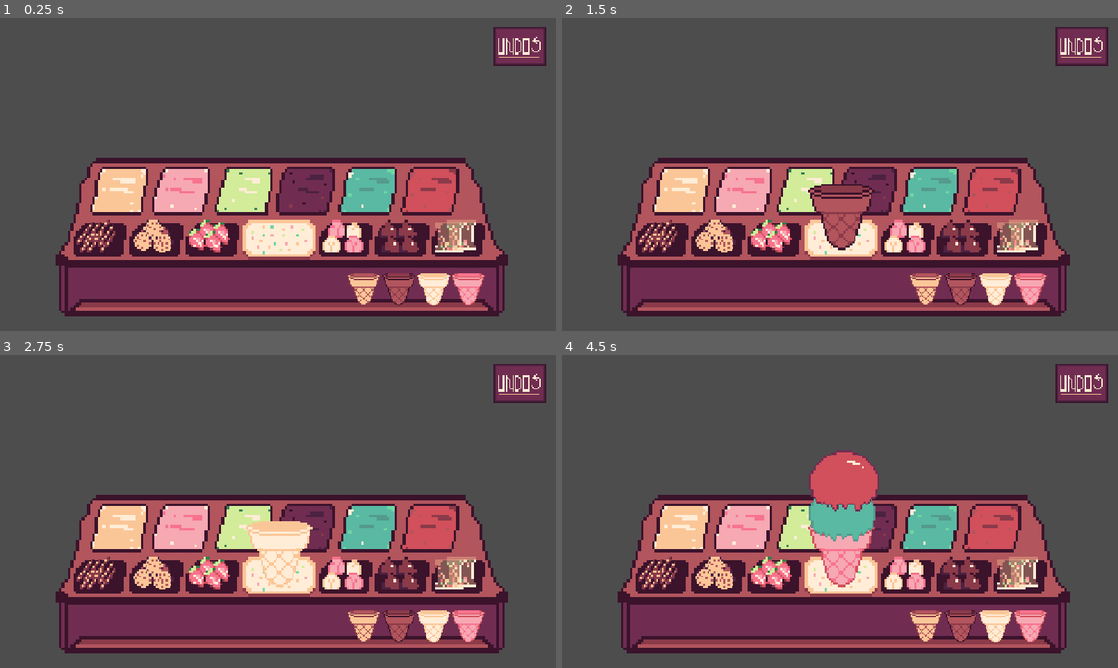
Above: before the commit, frames 1-4 (two rows, left to right).
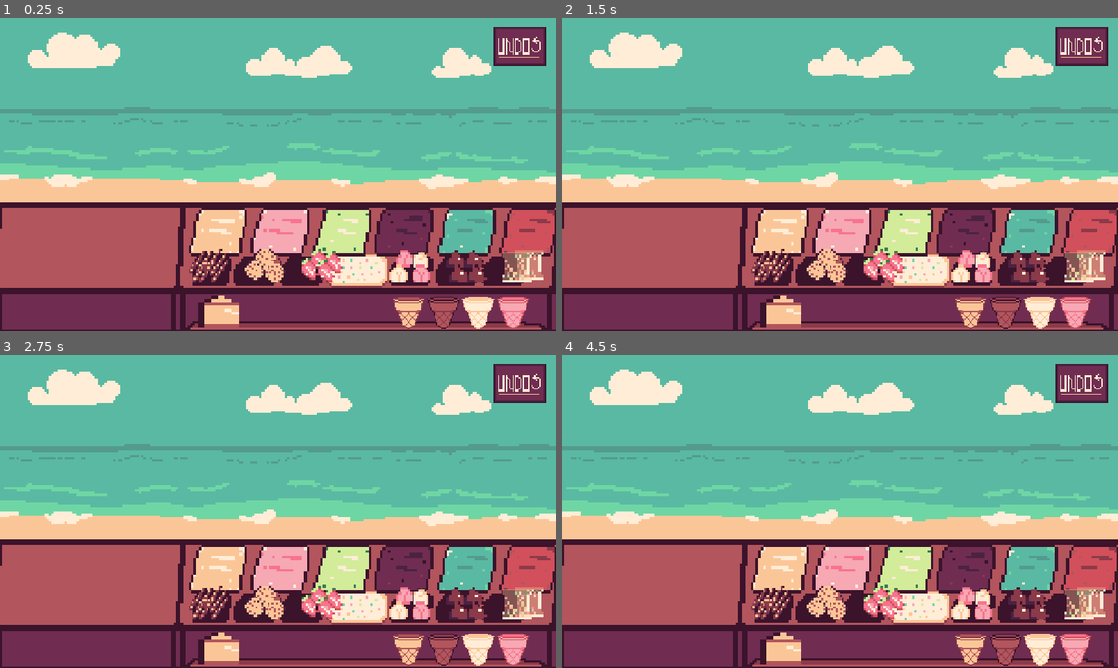
Above: after the commit, the same moments.

Repository: annehailer/ScoopSurprise
Game: Godot game, scene res://scenes/main.tscn
Same seed, same stepped clock (60 frames per second), same inputs: the game is played once before the commit and once after it.
Inputs (mouse positions are in pixels of both pictures, inside the frame that each line leads up to):
- Up to frame 1 (0.25 s): no input
- Up to frame 2 (1.5 s): click (923, 290) at 0.52 s; click (962, 290) at 1.27 s
- Up to frame 3 (2.75 s): click (433, 627) at 2.02 s
- Up to frame 4 (4.5 s): click (1029, 627) at 2.77 s; click (928, 530) at 3.52 s; click (990, 530) at 4.27 s

The runs differ from the first frame. In frame 1, 94% of the frame differs, in the area x 0-100%, y 0-100%; in frame 2, 94%; in frame 3, 94%; in frame 4, 94%.

Commit message:
feat: add wider counter

Diff:
--- a/project.godot
+++ b/project.godot
@@ -19,6 +19,7 @@
 
 GameManager="*uid://dv17wb8yevwsh"
 IngredientsList="*uid://dj3sjhbiqx4kr"
+CustomerList="*uid://quwch04gryn3"
 
 [display]
 
--- a/scenes/main.tscn
+++ b/scenes/main.tscn
@@ -2,10 +2,16 @@
 
 [ext_resource type="Script" uid="uid://g2ry3vexxhkv" path="res://scripts/main.gd" id="1_o5qli"]
 [ext_resource type="Texture2D" uid="uid://bc1sye4s0fw4f" path="res://assets/counter/toppingss counter.png" id="2_tefeu"]
+[ext_resource type="Texture2D" uid="uid://sk6lppvp78nu" path="res://assets/bg/bg.png" id="2_trceg"]
 [ext_resource type="Texture2D" uid="uid://bcn7d02kced4a" path="res://assets/cones/cone_normal.png" id="3_choun"]
+[ext_resource type="Texture2D" uid="uid://bj4bsaysk2c8u" path="res://assets/counter/counter2.png" id="4_a8y0u"]
+[ext_resource type="Texture2D" uid="uid://cs5hpdnyob5lf" path="res://assets/counter/counter1and2.png" id="5_jkv2x"]
 [ext_resource type="Texture2D" uid="uid://crddvs2nljpag" path="res://assets/toppings/marshmallow.png" id="5_o6xl0"]
 [ext_resource type="Script" uid="uid://kne2odlf1nkt" path="res://scripts/order_manager.gd" id="7_o6xl0"]
+[ext_resource type="Texture2D" uid="uid://bh3w3e3vq7nfw" path="res://assets/flavors/flavor_lime.png" id="8_choun"]
 [ext_resource type="PackedScene" uid="uid://cli0km8r1okb2" path="res://entities/ingredients_button.tscn" id="8_gqmmt"]
+[ext_resource type="Texture2D" uid="uid://b7loyrfr4hwq0" path="res://assets/flavors/flavor_strawberry.png" id="9_ya4ey"]
+[ext_resource type="Texture2D" uid="uid://b38hwnampquue" path="res://assets/flavors/flavor_bubblegum.png" id="10_eb6dy"]
 [ext_resource type="Texture2D" uid="uid://c0n6lvsns78wy" path="res://assets/undo sign.png" id="12_eb6dy"]
 
 [node name="Main" type="Control" unique_id=260672558]
@@ -35,39 +41,47 @@
 
 [node name="Background" type="TextureRect" parent="." unique_id=2063055439]
 layout_mode = 0
+offset_top = -31.0
 offset_right = 1280.0
-offset_bottom = 720.0
-
-[node name="OrderLabel" type="Label" parent="." unique_id=2055039486]
-layout_mode = 0
-offset_left = 390.0
-offset_top = 290.0
-offset_right = 890.0
-offset_bottom = 350.0
-
-[node name="CustomerSprite" type="TextureRect" parent="." unique_id=1039220589]
-layout_mode = 0
-offset_left = 490.0
-offset_top = 30.0
-offset_right = 790.0
-offset_bottom = 330.0
+offset_bottom = 689.0
+texture = ExtResource("2_trceg")
 
 [node name="Counter" type="TextureRect" parent="." unique_id=1793407539]
-layout_mode = 0
-offset_left = 129.00002
-offset_top = 322.00003
-offset_right = 289.0
-offset_bottom = 378.00003
+visible = false
+layout_mode = 0
+offset_left = 339.0
+offset_top = 340.00003
+offset_right = 499.0
+offset_bottom = 396.00003
 scale = Vector2(6.5, 6.5)
 texture = ExtResource("2_tefeu")
 
+[node name="Counter2" type="TextureRect" parent="." unique_id=1090804998]
+visible = false
+layout_mode = 0
+offset_left = -148.0
+offset_top = 340.0
+offset_right = -69.0
+offset_bottom = 395.0
+scale = Vector2(6.5, 6.5)
+texture = ExtResource("4_a8y0u")
+
+[node name="FullCounter" type="TextureRect" parent="." unique_id=1420090751]
+layout_mode = 0
+offset_top = 425.0
+offset_right = 240.0
+offset_bottom = 481.0
+scale = Vector2(5.333, 5.333)
+texture = ExtResource("5_jkv2x")
+
 [node name="Ingredients" type="Node2D" parent="." unique_id=750706785]
+position = Vector2(108, 0)
 
 [node name="ConeContainer" type="HBoxContainer" parent="Ingredients" unique_id=611874647]
-offset_left = 800.0
-offset_top = 585.88
-offset_right = 898.0
-offset_bottom = 603.88
+offset_left = 794.99994
+offset_top = 639.99994
+offset_right = 926.99994
+offset_bottom = 673.99994
 scale = Vector2(2.36, 2.36)
 theme_override_constants/separation = 4
 
@@ -103,10 +117,10 @@
 topping = 7
 
 [node name="FlavorContainer" type="HBoxContainer" parent="Ingredients" unique_id=1299193656]
-offset_left = 207.00002
-offset_top = 342.0
-offset_right = 345.0
-offset_bottom = 360.0
+offset_left = 326.0
+offset_top = 436.0
+offset_right = 464.0
+offset_bottom = 454.0
 scale = Vector2(6.5, 6.5)
 theme_override_constants/separation = 1
 
@@ -158,10 +172,10 @@
 topping = 7
 
 [node name="ToppingContainer" type="HBoxContainer" parent="Ingredients" unique_id=1900078436]
-offset_left = 176.0
-offset_top = 452.00003
-offset_right = 323.07693
-offset_bottom = 468.15387
+offset_left = 326.00003
+offset_top = 519.0
+offset_right = 473.07697
+offset_bottom = 535.1538
 scale = Vector2(6.5, 6.5)
 theme_override_constants/separation = 3
 
@@ -189,10 +203,10 @@
 topping = 2
 
 [node name="ToppingContainer2" type="HBoxContainer" parent="Ingredients" unique_id=202506773]
-offset_left = 742.00006
-offset_top = 452.0
-offset_right = 889.07697
-offset_bottom = 468.15384
+offset_left = 789.0
+offset_top = 520.0
+offset_right = 936.0769
+offset_bottom = 536.1538
 scale = Vector2(6.5, 6.5)
 theme_override_constants/separation = 3
 
@@ -221,11 +235,10 @@
 topping = 5
 
 [node name="Coberturas" type="HBoxContainer" parent="Ingredients" unique_id=1490051104]
-visible = false
-offset_left = 174.00002
-offset_top = 565.0
-offset_right = 321.07697
-offset_bottom = 583.0
+offset_left = 347.0
+offset_top = 573.0
+offset_right = 494.07697
+offset_bottom = 591.0
 scale = Vector2(6.5, 6.5)
 theme_override_constants/separation = 1
 
@@ -238,10 +251,10 @@
 
 [node name="IceCreamDisplay" type="Control" parent="." unique_id=482876285]
 anchors_preset = 0
-offset_left = 540.0
-offset_top = 300.0
-offset_right = 740.0
-offset_bottom = 520.0
+offset_left = 750.0
+offset_top = 318.0
+offset_right = 950.0
+offset_bottom = 538.0
 mouse_filter = 2
 
 [node name="ConeSprite" type="TextureRect" parent="IceCreamDisplay" unique_id=703842984]
@@ -252,10 +265,10 @@
 anchor_top = 0.39100003
 anchor_right = 0.91
 anchor_bottom = 1.077
-offset_left = -2.0
-offset_top = -4.0200043
-offset_right = -2.0
-offset_bottom = -3.9400024
+offset_left = -31.0
+offset_top = 33.979996
+offset_right = -31.0
+offset_bottom = 34.059998
 mouse_filter = 2
 texture = ExtResource("3_choun")
 
@@ -291,10 +304,81 @@
 scale = Vector2(3, 3)
 texture_normal = ExtResource("12_eb6dy")
 
+[node name="ServeButton" type="Button" parent="." unique_id=1051254615]
+visible = false
+layout_mode = 0
+offset_left = 1147.0
+offset_top = 271.00003
+offset_right = 1155.0
+offset_bottom = 279.00003
+scale = Vector2(10, 10)
+
+[node name="CustomerSprite" type="TextureRect" parent="." unique_id=1039220589]
+layout_mode = 0
+offset_left = 281.0
+offset_top = 123.0
+offset_right = 581.0
+offset_bottom = 423.0
+
 [node name="OrderManager" type="Node2D" parent="." unique_id=1000604997]
 script = ExtResource("7_o6xl0")
 
-[connection signal="button_down" from="UndoButton" to="." method="_on_undo_button_button_down"]
+[node name="OrderLabel" type="Label" parent="." unique_id=2055039486]
+visible = false
+layout_mode = 0
+offset_left = 390.0
+offset_top = 290.0
+offset_right = 890.0
+offset_bottom = 350.0
+
+[node name="OrderDisplay" type="Control" parent="." unique_id=542295302]
+visible = false
+anchors_preset = 0
+offset_left = 809.00006
+offset_top = 44.0
+offset_right = 977.00006
+offset_bottom = 216.0
+scale = Vector2(1.5, 1.5)
+
+[node name="OrderCone" type="TextureRect" parent="OrderDisplay" unique_id=1167518236]
+layout_mode = 0
+offset_left = 31.0
+offset_top = 69.0
+offset_right = 71.0
+offset_bottom = 109.0
+texture = ExtResource("3_choun")
+
+[node name="OrderScoop1" type="TextureRect" parent="OrderDisplay" unique_id=1766958440]
+layout_mode = 0
+offset_left = 31.0
+offset_top = 45.0
+offset_right = 71.0
+offset_bottom = 85.0
+texture = ExtResource("8_choun")
+
+[node name="OrderScoop2" type="TextureRect" parent="OrderDisplay" unique_id=531004655]
+layout_mode = 0
+offset_left = 31.0
+offset_top = 29.0
+offset_right = 71.0
+offset_bottom = 69.0
+texture = ExtResource("9_ya4ey")
+
+[node name="OrderScoop3" type="TextureRect" parent="OrderDisplay" unique_id=1661332341]
+layout_mode = 0
+offset_left = 31.0
+offset_top = 14.0
+offset_right = 71.0
+offset_bottom = 54.0
+texture = ExtResource("10_eb6dy")
+
+[node name="OrderTopping" type="TextureRect" parent="OrderDisplay" unique_id=652532241]
+layout_mode = 0
+offset_right = 40.0
+offset_bottom = 40.0
+
+[connection signal="button_down" from="UndoButton" to="." method="_on_undo_button_down"]
+[connection signal="button_down" from="ServeButton" to="." method="_on_serve_button_down"]
 
 [editable path="Ingredients/ToppingContainer/ingredients_button"]
 [editable path="Ingredients/ToppingContainer/ingredients_button2"]
--- a/scripts/buttons/ingredients_button.gd
+++ b/scripts/buttons/ingredients_button.gd
@@ -31,9 +31,9 @@
 
 
 func _on_button_down() -> void:
-	print("click", name)
-	print("TIPO:", button_type)
-	print(main_scene)
+	#print("click", name)
+	#print("TIPO:", button_type)
+	#print(main_scene)
 	match button_type:
 		BUTTON_TYPE.FLAVOR:
 			var flavor_texture: Texture = IngredientsList.get_flavor_texture(flavor)
--- /dev/null
+++ b/scripts/customer_dictionary.gd
@@ -0,0 +1,11 @@
+extends Node
+
+enum CUSTOMER_TYPE {
+	FISH,
+	OCTOPUS,
+	SHARK
+}
+
+const CUSTOMER_FISH:= {"texture": preload("uid://dly8e73f7mavj")}
+const CUSTOMER_OCTOPUS:= {"texture": preload("uid://eeendskyyg17")}
+const CUSTOMER_SHARK:= {"texture": preload("uid://cfy4t6l2cpfjo")}
--- /dev/null
+++ b/scripts/icecream.gd
@@ -0,0 +1,10 @@
+extends Node
+class_name IceCream
+
+var cone: IngredientsList.CONES
+var scoops: Array[IngredientsList.FLAVORS]
+var toppings = null
+
+func _init() -> void:
+	cone = IngredientsList.CONES.NULL
+	scoops = []
--- a/scripts/main.gd
+++ b/scripts/main.gd
@@ -4,16 +4,14 @@
 
 var selected_cone: IngredientsList.CONES = IngredientsList.CONES.NULL
 
-var current_icecream = {
-	"cone":IngredientsList.CONES.NULL,
-	"scoops": [],
-	"topping": null
-	}
+var current_icecream = IceCream
 
 var scoops_count = 0
 
 
 func _ready():
+	current_icecream = IceCream.new()
+
 	cone_sprite.texture = null
 	topping_sprite.texture = null
 
@@ -27,7 +25,7 @@
 @onready var cone_sprite: TextureRect = $IceCreamDisplay/ConeSprite
 func change_cone(cone_texture: Texture, cone_type: IngredientsList.CONES):
 	selected_cone = cone_type
-	current_icecream["cone"] = cone_type
+	current_icecream.cone = cone_type
 	cone_sprite.texture = cone_texture
 
 var scoop_scene = preload("res://entities/scoop.tscn")
@@ -41,7 +39,7 @@
 	#print("tamo aqui: " + str(flavor_texture))
 	var scoop = scoop_scene.instantiate()
 	scoop.texture = flavor_texture
-	current_icecream["scoops"].append(flavor)
+	current_icecream.scoops.append(flavor)
 	var scoop_behaviour: Scoop = scoop as Scoop
 	scoop_behaviour.pump_scale()
 
@@ -98,10 +96,7 @@
 
 	selected_cone = IngredientsList.CONES.NULL
 
-	current_icecream = {
-		"cone": IngredientsList.CONES.NULL,
-		"scoops": []
-	}
+	current_icecream = IceCream.new()
 
 	cone_sprite.texture = null
 	topping_sprite.texture = null
@@ -114,7 +109,7 @@
 
 # ---------------------------------------- UNDO ----------------------------------------------------
 
-func _on_undo_button_button_down():
+func _on_undo_button_down():
 	undo_last_action()
 
 func undo_last_action():
@@ -138,7 +133,7 @@
 
 		scoops_count -= 1
 
-		current_icecream["scoops"].pop_back()
+		current_icecream.scoops.pop_back()
 		update_toppings_pos()
 		return
 
@@ -147,6 +142,21 @@
 
 		selected_cone = IngredientsList.CONES.NULL
 
-		current_icecream["cone"] = IngredientsList.CONES.NULL
+		current_icecream.cone = IngredientsList.CONES.NULL
 
 		cone_sprite.texture = null
+
+
+# ------------------------------------- SERVE -------------------------------------------------
+
+@onready var order_manager: OrderManager = $OrderManager
+
+func _on_serve_button_down() -> void:
+	var success = order_manager.check_order(current_icecream)
+
+	if success:
+		print("correto")
+		clear_icecream()
+		order_manager.generate_order()
+	else:
+		print("errado")
--- a/scripts/order_manager.gd
+++ b/scripts/order_manager.gd
@@ -1,2 +1,207 @@
 extends Node2D
 class_name OrderManager
+
+var current_order: IceCream
+var current_customer: CustomerList.CUSTOMER_TYPE
+
+@onready var order_cone: TextureRect = $"../OrderDisplay/OrderCone"
+@onready var order_scoop1: TextureRect = $"../OrderDisplay/OrderScoop1"
+@onready var order_scoop2: TextureRect = $"../OrderDisplay/OrderScoop2"
+@onready var order_scoop3: TextureRect = $"../OrderDisplay/OrderScoop3"
+@onready var order_topping: TextureRect = $"../OrderDisplay/OrderTopping"
+
+
+@onready var customer_sprite: TextureRect = $"../CustomerSprite"
+@onready var order_label: Label = $"../OrderLabel"
+
+
+
+
+func _ready() -> void:
+	randomize()
+	current_order = IceCream.new()
+	generate_order()
+
+func generate_order():
+	current_order = IceCream.new()
+	current_order.cone = randi_range(
+		0,
+		IngredientsList.CONES.NULL - 1
+	)
+
+	var scoop_amount = randi_range(1, 3)
+
+	for i in scoop_amount:
+		current_order.scoops.append(
+			randi_range(
+				0,
+				IngredientsList.FLAVORS.NULL - 1
+			)
+		)
+	print_order()
+	display_order()
+
+func print_order():
+	print("-----PEDIDO-----")
+	print("Cone:", current_order.cone)
+	print("Scoops:", current_order.scoops)
+	print("----------------------")
+
+func check_order(player_icecream: IceCream) -> bool:
+	if player_icecream.cone != current_order.cone:
+		return false
+	if player_icecream.scoops.size() != current_order.scoops.size():
+		return false
+	for i in range(player_icecream.scoops.size()):
+		if player_icecream.scoops[i] != current_order.scoops[i]:
+			return false
+	return true
+
+
+func display_order():
+	order_cone.texture = null
+
+	order_scoop1.texture = null
+	order_scoop2.texture = null
+	order_scoop3.texture = null
+	order_topping.texture = null
+
+	order_cone.texture = IngredientsList.get_cone_texture(current_order.cone)
+
+	if current_order.scoops.size() >= 1:
+		order_scoop1.texture = IngredientsList.get_flavor_texture(current_order.scoops[0])
+
+	if current_order.scoops.size() >= 2:
+		order_scoop2.texture = IngredientsList.get_flavor_texture(current_order.scoops[1])
+
+	if current_order.scoops.size() >= 3:
+		order_scoop3.texture = IngredientsList.get_flavor_texture(current_order.scoops[2])
+
+func generate_customer():
+	current_customer = randi_range(0,2)
+
+func generate_real_order():
+	current_order = IceCream.new()
+
+	current_order.cone = randi_range(
+		0,
+		IngredientsList.CONES.NULL - 1
+	)
+
+	var scoop_amount = randi_range(1, 3)
+
+	for i in scoop_amount:
+		current_order.scoops.append(
+			randi_range(
+				0,
+				IngredientsList.FLAVORS.NULL - 1
+			)
+		)
+
+func get_spoken_order() -> IceCream:
+	var spoken_order = IceCream.new()
+	spoken_order.cone = current_order.cone
+	spoken_order.scoops = current_order.scoops.duplicate()
+
+	#  ---------------------------------------------------------------  PEIXE (mente sabor)
+	if current_customer == CustomerList.CUSTOMER_TYPE.FISH:
+		spoken_order.scoops[0] = randi_range(
+			0,
+			IngredientsList.FALVORS.NULL - 1
+		)
+
+	while spoken_order.scoops[0] == current_order.scoops[0]:
+		spoken_order.scoops[0] = randi_range(
+			0,
+			IngredientsList.FLAVORS.NULL - 1
+		)
+
+	#  ---------------------------------------------------------------  POLVO (mente quantidade)
+
+	if current_customer == CustomerList.CUSTOMER_TYPE.OCTOPUS:
+		spoken_order.scoops.reverse()
+
+	#  ---------------------------------------------------------------  TUBARAO (mente casquinha)
+
+	if current_customer == CustomerList.CUSTOMER_TYPE.SHARK:
+		spoken_order.cone = randi_range(
+			0,
+			IngredientsList.CONES.NULL - 1
+		)
+
+	while spoken_order.cone == current_order.cone:
+		spoken_order.cone = randi_range(
+			0,
+			IngredientsList.CONER.NULL - 1
+		)
+
+	return spoken_order
+
+
+func update_customer_sprite():
+	match  current_customer:
+		CustomerList.CUSTOMER_TYPE.FISH:
+			customer_sprite.texture = CustomerList.CUSTOMER_FISH.texture
+
+		CustomerList.CUSTOMER_TYPE.OCTOPUS:
+			customer_sprite.texture = CustomerList.CUSTOMER_OCTOPUS.texture
+
+		CustomerList.CUSTOMER_TYPE.SHARK:
+			customer_sprite.texture = CustomerList.CUSTOMER_SHARK.texture
+
+
+func animate_custumer_in():
+	customer_sprite.position.y = 500
+
+	var tween = create_tween()
+
+	tween.set_trans(Tween.TRANS_BACK)
+	tween.set_ease(Tween.EASE_OUT)
+
+	tween.tween_property(
+		customer_sprite,
+		"position:y",
+		120,
+		0.6
+	)
+
+
+func update_order_text():
+	var spoken_order = get_spoken_order()
+
+func generate_customer_and_order():
+	generate_customer()
+	update_customer_sprite()
+	animate_custumer_in()
+	generate_real_order()
+	update_order_text()
+
+
+func cone_to_string(cone):
+	match cone:
+		IngredientsList.CONES.NORMAL:
+			return "Normal Cone"
+		IngredientsList.CONES.CHOCOLATE:
+			return "Chocolate Cone"
+		IngredientsList.CONES.STRAWBERRY:
+			return "Strawberry Cone"
+		IngredientsList.CONES.MILK:
+			return "Milk Cone"
+	#return "Unknown Cone"
+
+
+func flavor_to_string(flavor):
+	match flavor:
+		IngredientsList.FLAVORS.DOCEDELEITE:
+			return "Doce de Leite"
+		IngredientsList.FLAVORS.STRAWBERRY:
+			return "Strawberry"
+		IngredientsList.FLAVORS.LIME:
+			return "Lime"
+		IngredientsList.FLAVORS.WINE:
+			return "Wine"
+		IngredientsList.FLAVORS.BUBBLEGUM:
+			return "Bubblegum"
+		IngredientsList.FLAVORS.ORANGE:
+			return "Orange"
+	#return "Unknown Flavor"
Binary file added: assets/bg.png
Not shown, added: assets/bg.png.import
Binary file added: assets/bg/bg.png
Not shown, added: assets/bg/bg.png.import
Binary file added: assets/bg/counter2.png
Not shown, added: assets/bg/counter2.png.import
Binary file added: assets/counter/counter1and2.png
Not shown, added: assets/counter/counter1and2.png.import
Binary file added: assets/counter/counter2.png
Not shown, added: assets/counter/counter2.png.import
Not shown, added: scripts/customer_dictionary.gd.uid
Not shown, added: scripts/icecream.gd.uid
